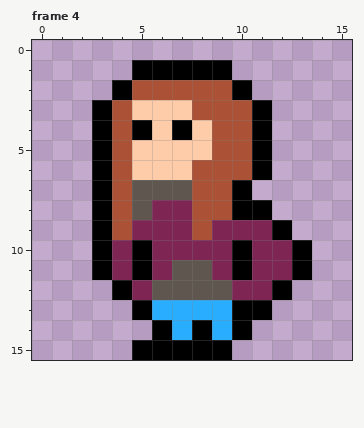
One commit to this pixel-art file: resources/images/player/Kara/kara.ase. Above is the file before it was changed.
16x16 pixels, 4 frames. Shown: frame 4. The commit also changed other frames, which this record leaves out.
The same view after the edit:
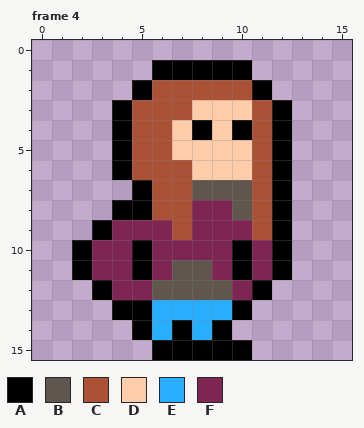
Palette (. is transparent): A #000000  B #5f574f  C #ab5236  D #ffccaa  E #29adff  F #7e2553
The edit:
Changed rows in their new state; - is an unchanged pixel.
Frame 4:
first column x 2:
 1 ---.----A---
 2 --.A----CA--
 3 -.ACCCDDDCA-
 4 -.ACCDADACA-
 5 -.ACC--DDCA-
 6 -.ACCCDDDCA-
 7 -..ACCBBBCA-
 8 -.AACCFFBCA-
 9 --F--CF--C--
10 AF--------A.
11 AF--------A.
12 -AF------A.-
13 --A------.--
14 ---AEAEA.---
15 ---.----A---
Pixel boxes of the changes (left, top, right, bottom) in both pictures:
changed: (72, 60, 312, 360)
